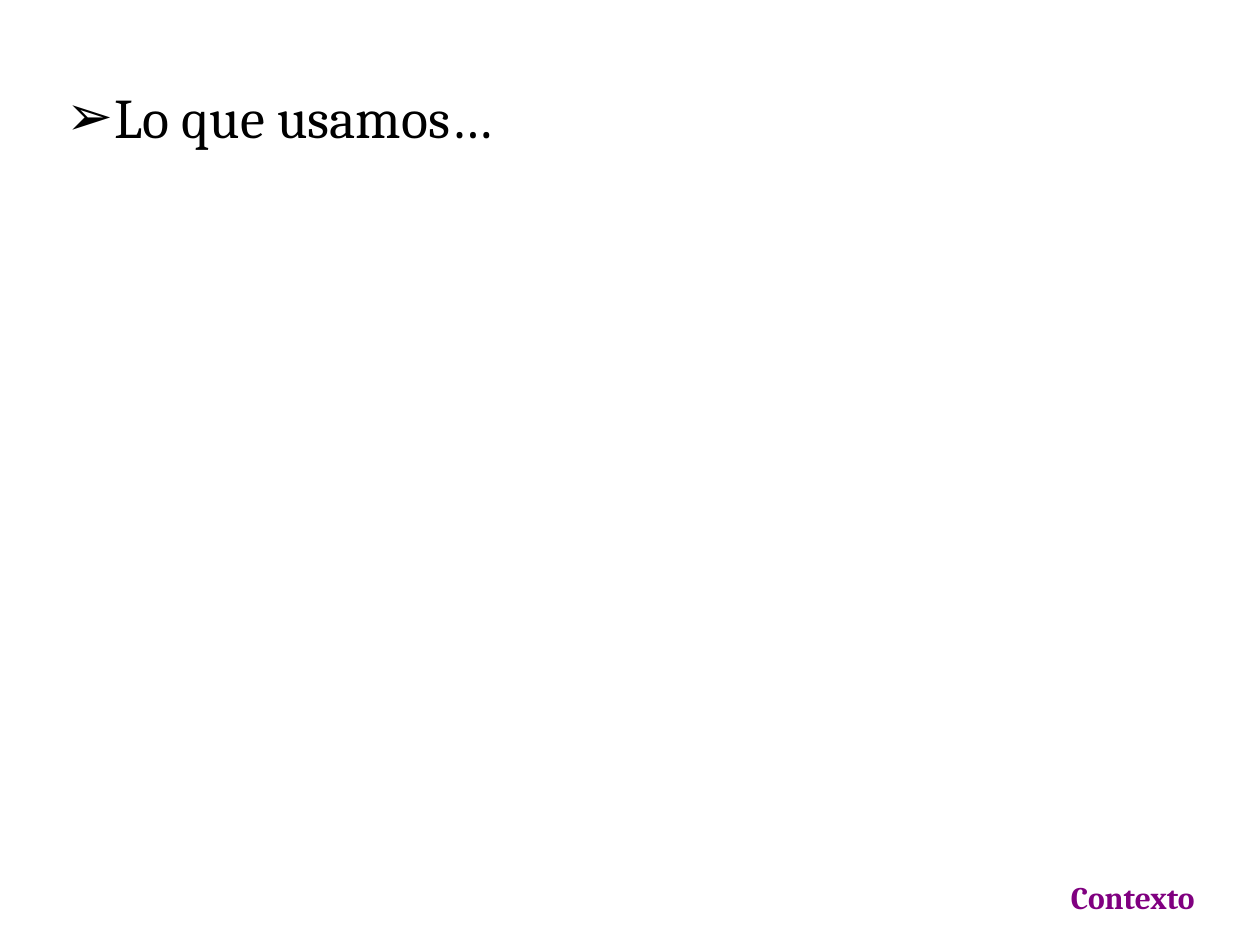
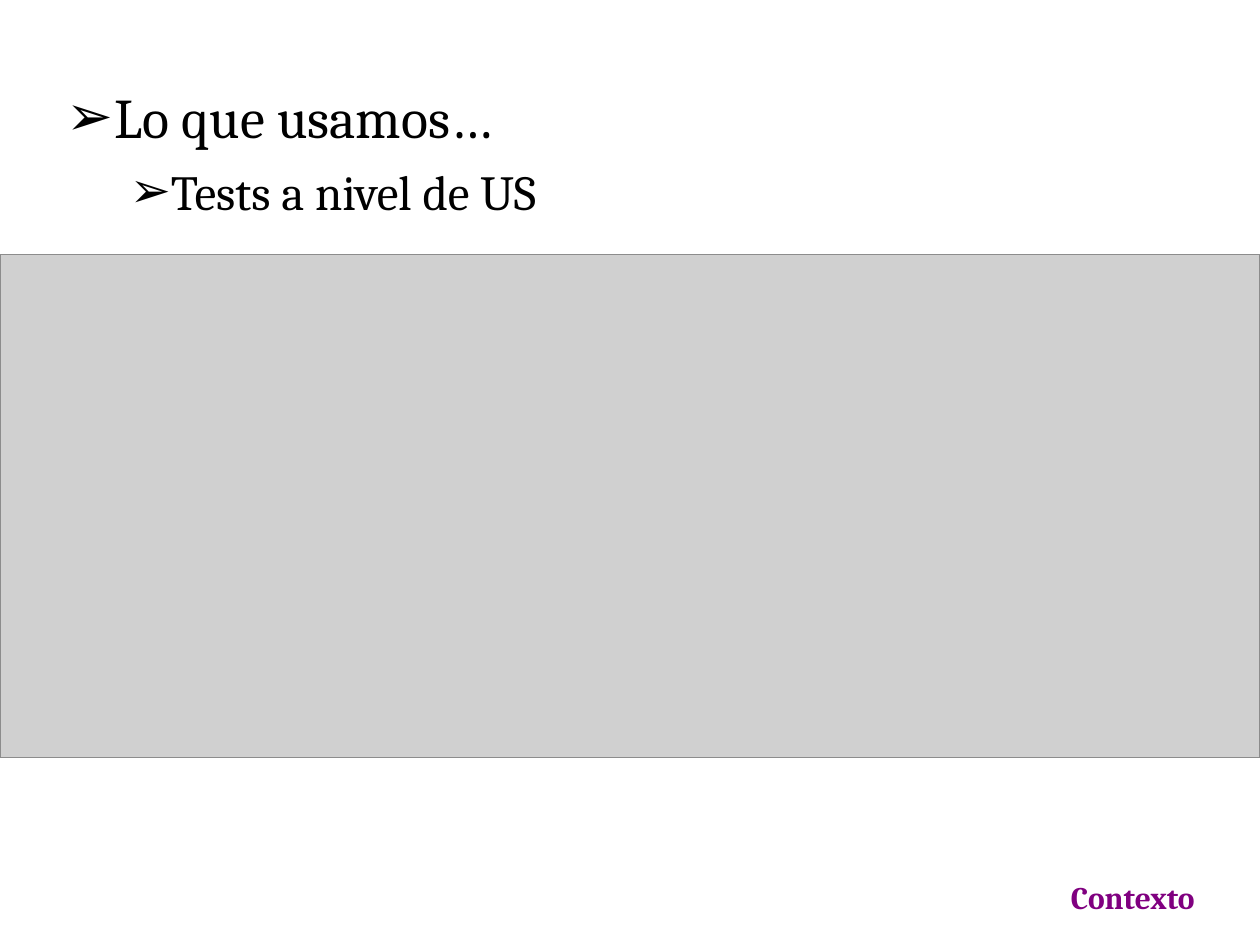
Before and after one commit to emmanuelfls371/softmart7547, a slide deck: slide 13 of docs/CarpetaEntrega/PresFinal.ppt. Drawn at 1260x945 pixels with LibreOffice and Linux fonts; fonts in the diff are those of the drawing; grey boxes stand for pictures; background and template pictures are left out. Boxes give left, top, right and bottom in pixels: in the first picture for what was removed or moved away, otherwise in the second. Text is boxed around its words. In the diff, an @@ line names an element or a change of style, - is before the commit and + after.

```diff
--- a/docs/CarpetaEntrega/PresFinal.ppt
+++ b/docs/CarpetaEntrega/PresFinal.ppt
@@ text at (171,176,536,211): paragraph added @@
+  ➢ Tests a nivel de US
@@ picture added at (0,255,1260,759) @@
```
Also in this commit, not shown: 1 other slide changed, 1 slide added, 3 slides removed, 1 other file.
